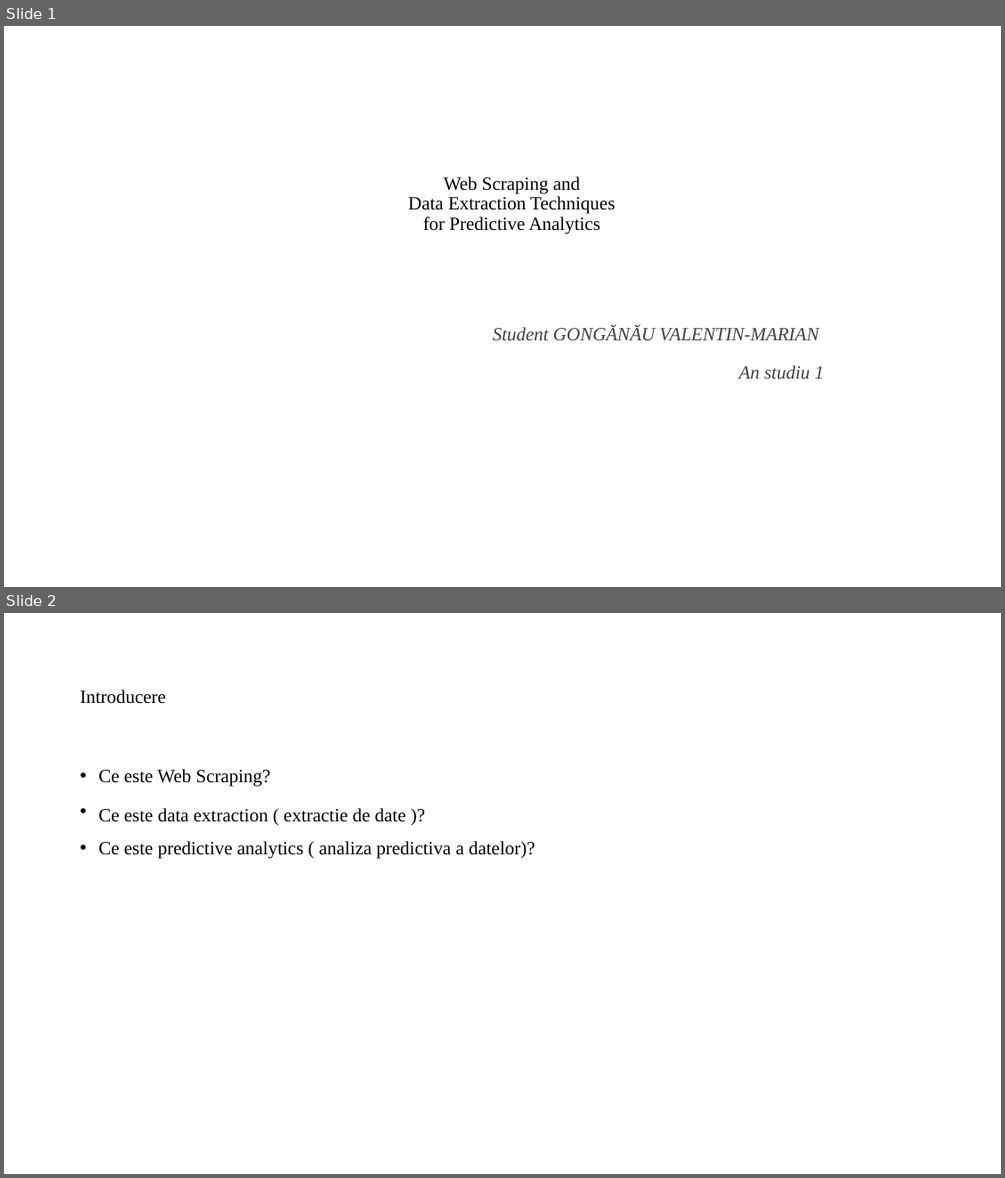
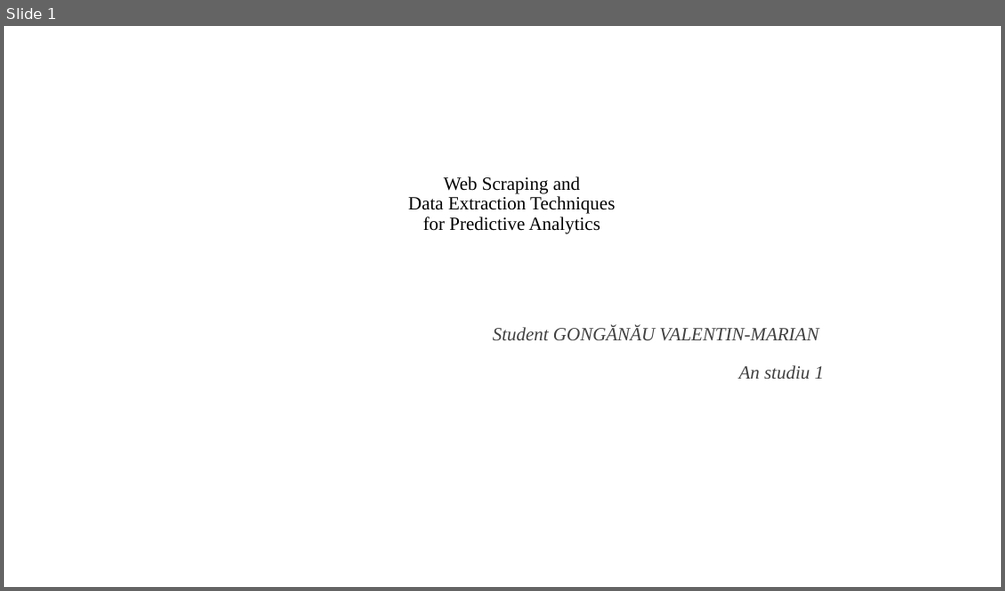
Before and after one commit to lucrari-ase-valentin-gonganau/SIIA---referat---Web-Scraping-and-Data-Extraction-Techniques-for-Predictive-Analytics, a slide deck: prezentare.pptx. Shown one above the other, each under a label of ours: slides 1 and 2 before the commit, slide 1 after it. The pictures are 1005x1178 and 1005x591 pixels, drawn with LibreOffice and Linux fonts; fonts in the diff are those of the drawing. Boxes give left, top, right and bottom in pixels: in the first picture for what was removed or moved away, otherwise in the second. Text is boxed around its words. In the diff, an @@ line names an element or a change of style, - is before the commit and + after.

```diff
--- a/prezentare.pptx
+++ b/prezentare.pptx
@@ slide 2 removed at box(4, 613, 1001, 1174), background #FFFFFF @@
@@ title removed at box(80, 690, 166, 704) @@
-Introducere
@@ text removed at box(98, 769, 534, 859) @@
-• Ce este Web Scraping?
-• Ce este data extraction ( extractie de date )?
-• Ce este predictive analytics ( analiza predictiva a datelor)?
```
Also in this commit, not shown: 4 slides changed, 1 slide added, 1 other file.
